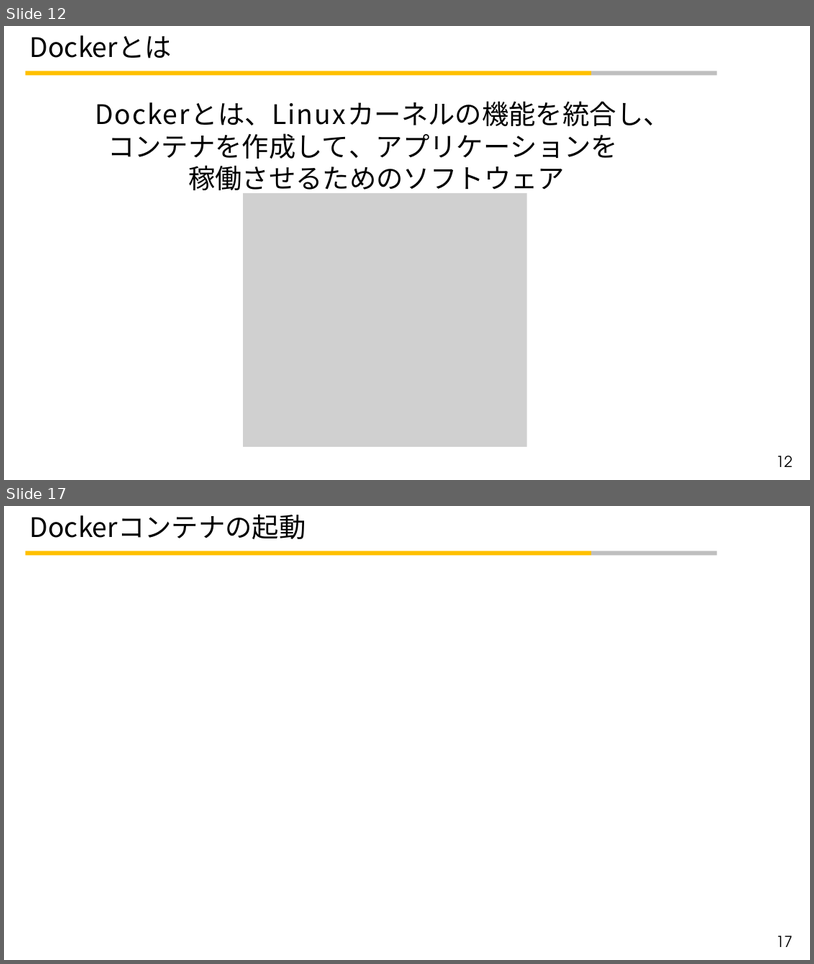
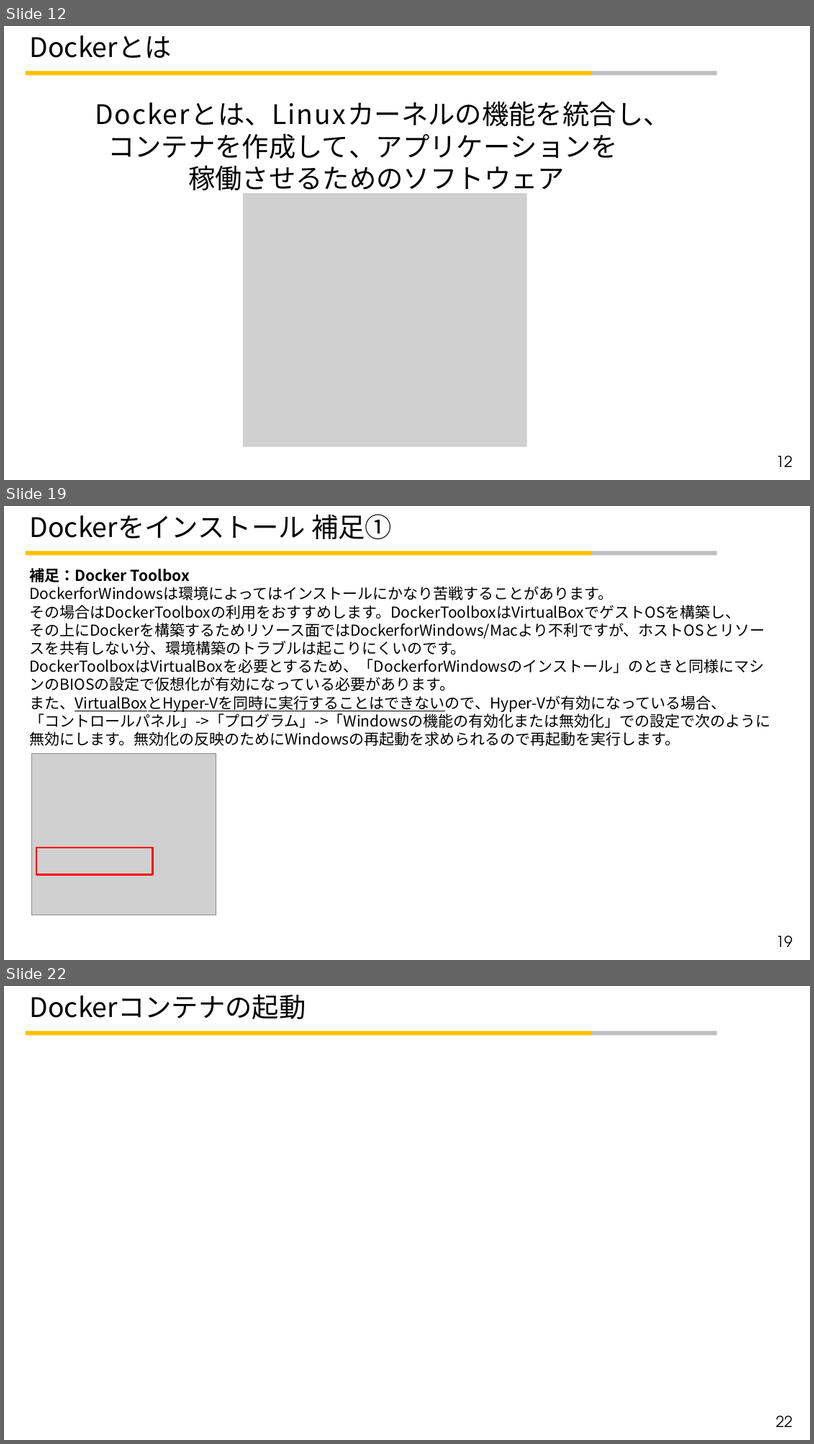
Before and after one commit to t-kotsubo/Study_Programing, a slide deck: Docker学習資料_小壷_20200501.pptx. Shown one above the other, each under a label of ours: slides 12 and 17 before the commit, slides 12, 19 and 22 after it; the slides between them are not shown. The pictures are 814x964 and 814x1444 pixels, drawn with LibreOffice and Linux fonts; fonts in the diff are those of the drawing; grey boxes stand for pictures; background and template pictures are left out. Boxes give left, top, right and bottom in pixels: in the first picture for what was removed or moved away, otherwise in the second. Text is boxed around its words. In the diff, an @@ line names an element or a change of style, - is before the commit and + after.

```diff
--- a/Docker学習資料_小壷_20200501.pptx
+++ b/Docker学習資料_小壷_20200501.pptx
@@ slide 19 added at bbox=[4, 506, 810, 960], background #FFFFFF; not listed: 2 template elements that a slide beside it also shows @@
@@ title added at bbox=[30, 514, 392, 540], 32 pt, text #000000 @@
+Dockerをインストール 補足①
@@ text added at bbox=[29, 568, 771, 746], 18 pt, text #000000 @@
+補足：Docker Toolbox
+DockerforWindowsは環境によってはインストールにかなり苦戦することがあります。
+その場合はDockerToolboxの利用をおすすめします。DockerToolboxはVirtualBoxでゲストOSを構築し、
+その上にDockerを構築するためリソース面ではDockerforWindows/Macより不利ですが、ホストOSとリソースを共有しない分、環境構築のトラブルは起こりにくいのです。
+DockerToolboxはVirtualBoxを必要とするため、「DockerforWindowsのインストール」のときと同様にマシンのBIOSの設定で仮想化が有効になっている必要があります。
+また、VirtualBoxとHyper-Vを同時に実行することはできないので、Hyper-Vが有効になっている場合、
+「コントロールパネル」->「プログラム」->「Windowsの機能の有効化または無効化」での設定で次のように無効にします。無効化の反映のためにWindowsの再起動を求められるので再起動を実行します。
@@ picture added at bbox=[32, 754, 216, 915] @@
@@ rectangle added at bbox=[36, 847, 153, 875], outline #FF0000 2 pt @@
@@ page number added at bbox=[777, 935, 793, 947], 18 pt, text #000000 @@
+19
@@ what was slide 17 is now slide 22 @@
@@ page number at bbox=[777, 1415, 793, 1427]: text changed @@
-17
+22
```
Also in this commit, not shown: 5 slides changed, 6 other slides added, 2 slides removed.
